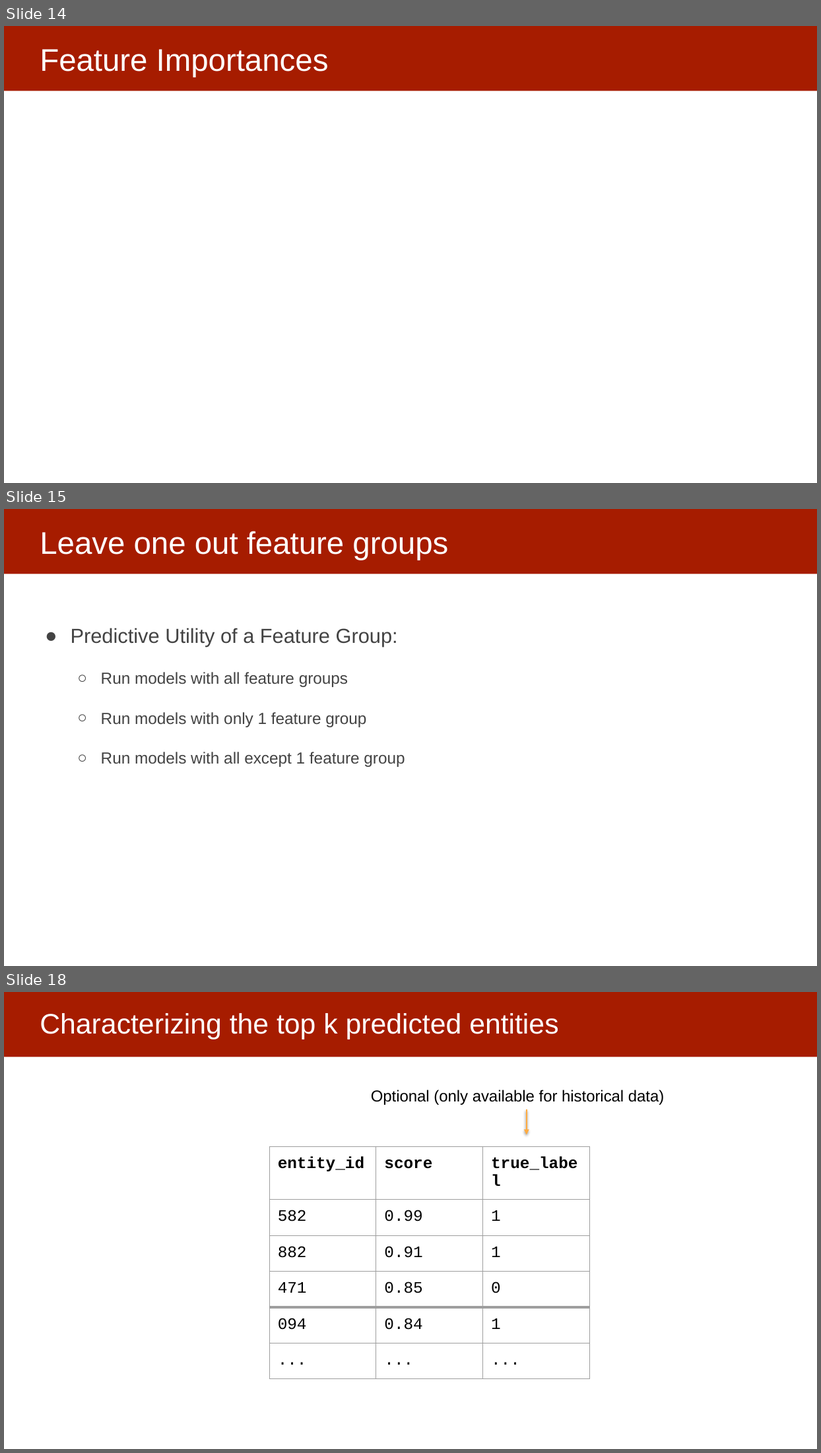
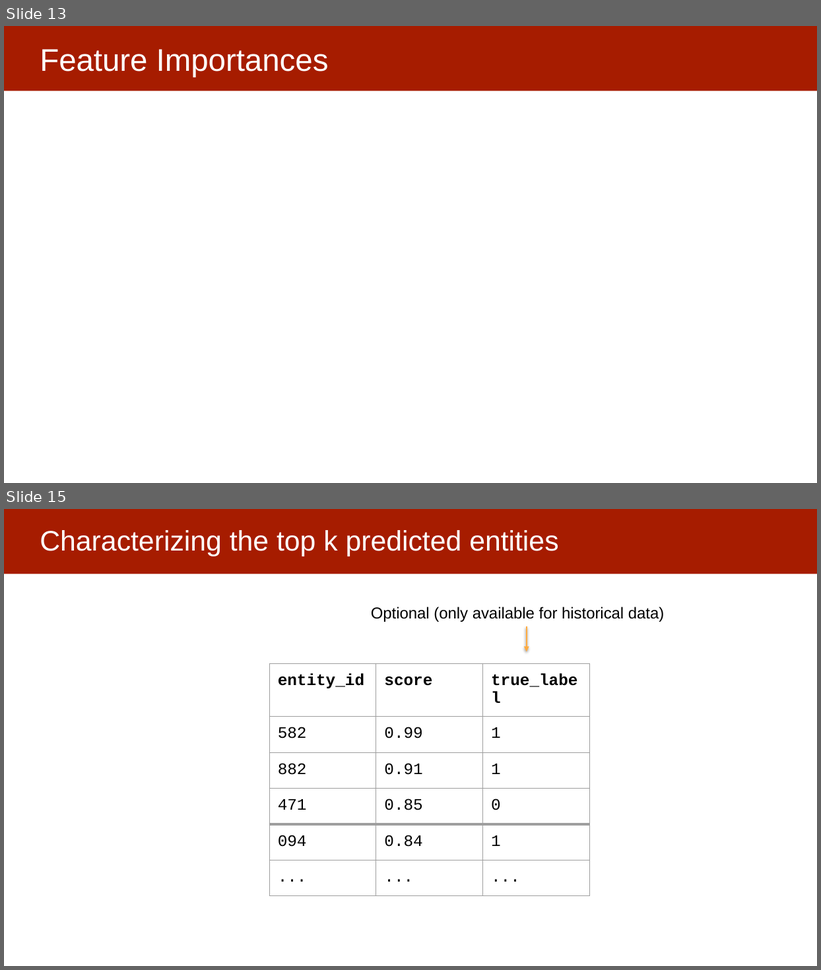
Before and after one commit to dssg/mlforpublicpolicylab, a slide deck: 11 - Model Interpretability/Interpretability part 1.pptx. Shown one above the other, each under a label of ours: slides 14, 15 and 18 before the commit, slides 13 and 15 after it; the slides between them are not shown. The pictures are 821x1453 and 821x970 pixels, drawn with LibreOffice and Linux fonts; fonts in the diff are those of the drawing. Boxes give left, top, right and bottom in pixels: in the first picture for what was removed or moved away, otherwise in the second. Text is boxed around its words. In the diff, an @@ line names an element or a change of style, - is before the commit and + after.

```diff
--- a/11 - Model Interpretability/Interpretability part 1.pptx
+++ b/11 - Model Interpretability/Interpretability part 1.pptx
@@ slide 15 removed at (x1=4, y1=509, x2=817, y2=966), background #FFFFFF; not listed: 1 template element that a slide beside it also shows @@
@@ title removed at (x1=40, y1=531, x2=448, y2=560) @@
-Leave one out feature groups
@@ text removed at (x1=71, y1=628, x2=405, y2=767) @@
-● Predictive Utility of a Feature Group:
-  ○ Run models with all feature groups
-  ○ Run models with only 1 feature group
-  ○ Run models with all except 1 feature group
@@ what was slide 14 is now slide 13 @@
@@ what was slide 18 is now slide 15 @@
```
Also in this commit, not shown: 5 slides changed, 1 slide added, 2 other slides removed.
